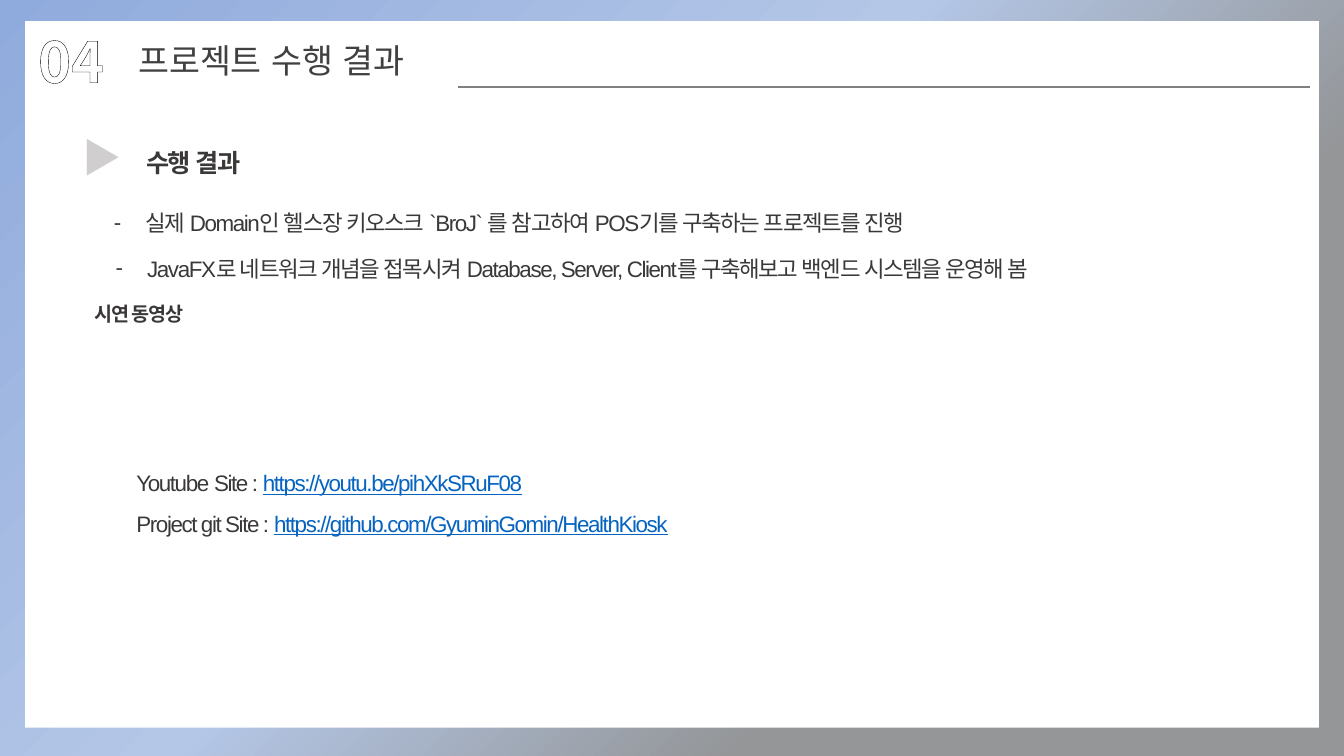
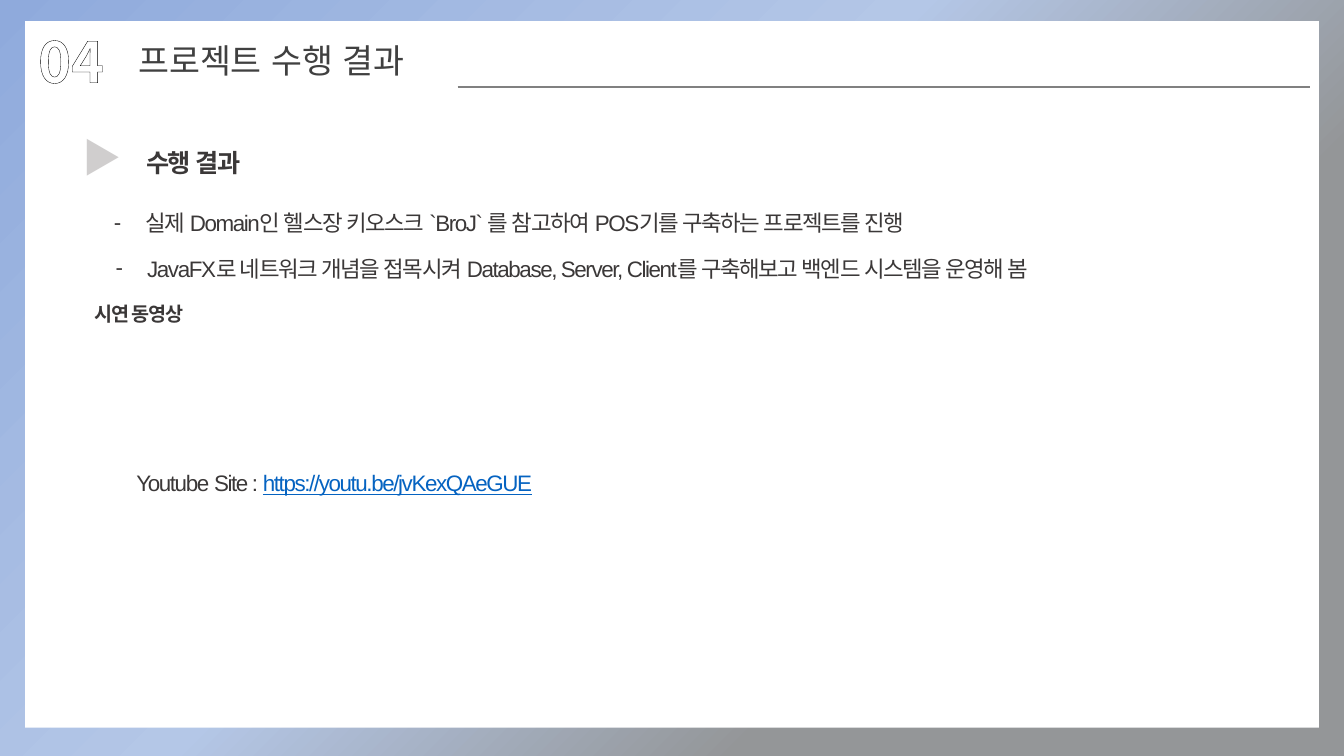
Before and after one commit to GyuminGomin/HealthKiosk, a slide deck: slide 32 of pilot project 파일/팀별 프로젝트 수행 결과 작성 양식 - 발표용.pptx (slide 37 before the commit). Drawn at 1344x756 pixels with LibreOffice and Linux fonts; fonts in the diff are those of the drawing. Boxes give left, top, right and bottom in pixels: in the first picture for what was removed or moved away, otherwise in the second. Text is boxed around its words. In the diff, an @@ line names an element or a change of style, - is before the commit and + after.

```diff
--- a/pilot project 파일/팀별 프로젝트 수행 결과 작성 양식 - 발표용.pptx
+++ b/pilot project 파일/팀별 프로젝트 수행 결과 작성 양식 - 발표용.pptx
@@ text at (136,474,532,496): text changed @@
-Youtube Site : https://youtu.be/pihXkSRuF08
-Project git Site : https://github.com/GyuminGomin/HealthKiosk
+Youtube Site : https://youtu.be/jvKexQAeGUE
```
Also in this commit, not shown: 1 other slide changed, 5 slides removed, 2 other files.
